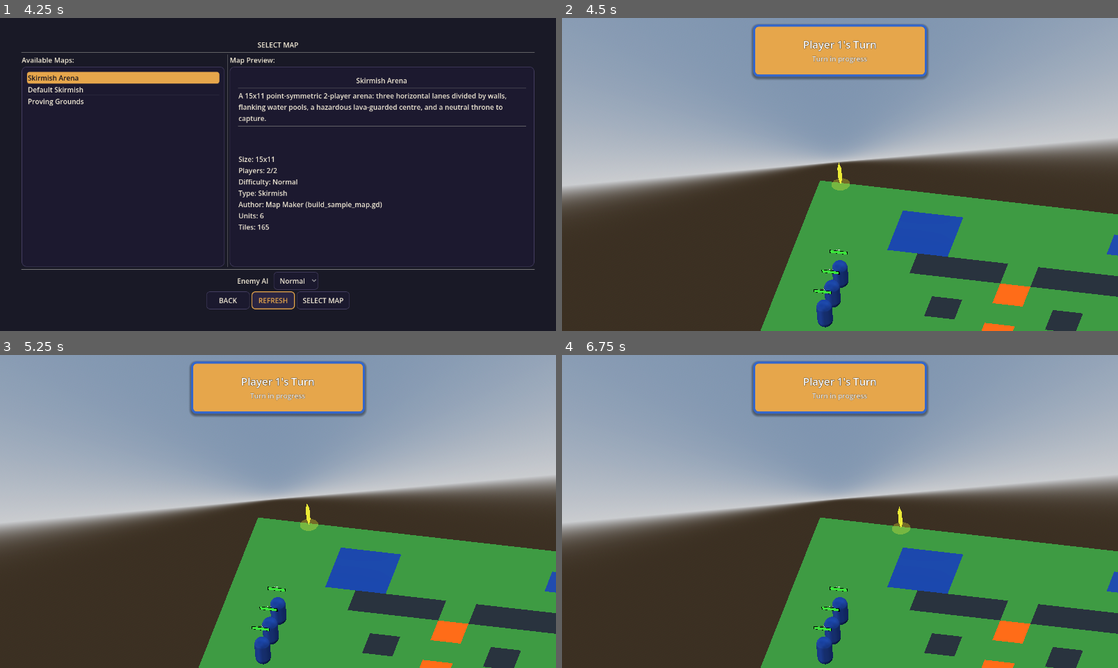
Above: before the commit, frames 1-4 (two rows, left to right).
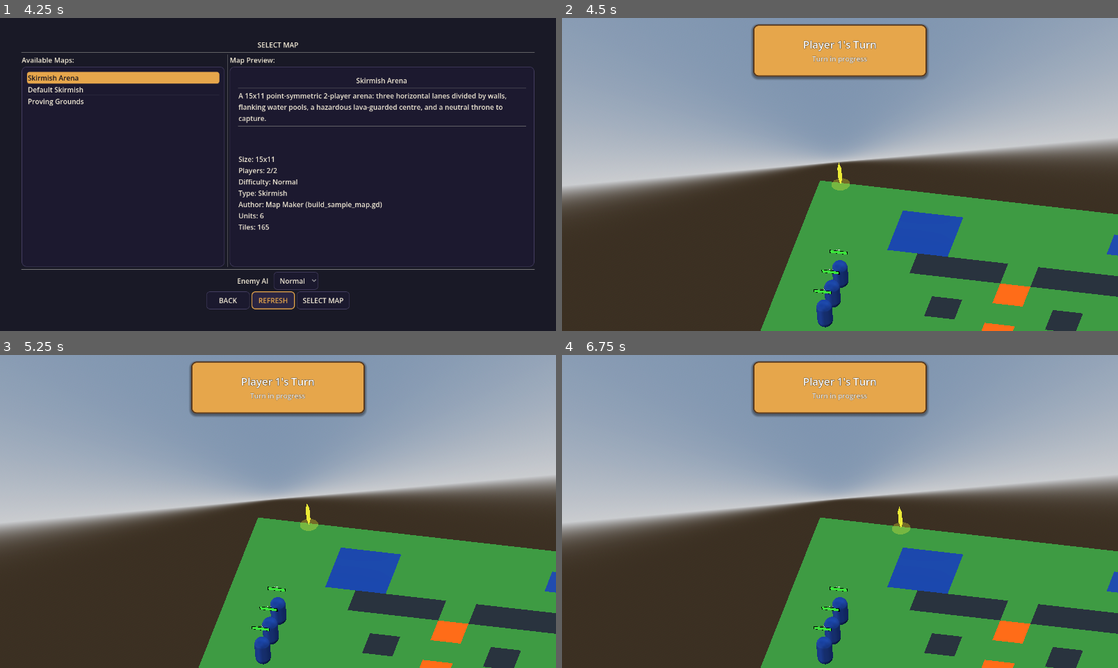
Above: after the commit, the same moments.

Repository: K-ennethA/Conquest
Game: Godot game, scene res://menus/MainMenu.tscn
Two runs of this game, one before a commit and one after it. Both use one fixed random seed, a clock stepped at 60 frames per second and the inputs below.
Inputs (mouse positions are in pixels of both pictures, inside the frame that each line leads up to):
- Up to frame 1 (4.25 s): click "Single Player" at 0.5 s; click "Traditional Turn System" at 1.25 s; click "Normal" at 2 s; click "Normal" at 2.75 s; click "REFRESH" at 3.5 s
- Up to frame 2 (4.5 s): click "SELECT MAP" at 4.25 s
- Up to frame 3 (5.25 s): tap Enter (ui_accept) at 5 s; move the mouse to (400, 495) at 5.02 s; hold Right (ui_right) from 5.03 s (still down); hold Shift from 5.03 s (still down); click (400, 495) at 5.17 s
- Up to frame 4 (6.75 s): tap Enter (ui_accept) at 5.27, 5.75, 6.5 s; release Right (ui_right) at 5.75 s; release Shift at 5.75 s; drag from (728, 527) to (812, 574) at 5.77 s; move the mouse to (895, 442) at 6.52 s; hold Right (ui_right) from 6.53 s (still down); tap Ctrl at 6.6 s

Frame 1 is identical in both runs. In frame 2, 0.7% of the frame differs, in the area x 34-66%, y 2-19%; in frame 3, 0.7%; in frame 4, 0.7%.

Commit message:
Fix infinite movement, stale turn banner, and inert AI
Three gameplay bugs found in live play (fixed by an Opus subagent, orchestrated):

1. Infinite movement -- a unit could move every time it was selected. The Unit
   gating (can_move/mark_moved) and TurnSystemBase.validate_turn_action were
   correct, but UnitActionsPanel._calculate_and_show_movement_range showed the
   range without checking can_move(), so a moved unit still got a full highlight
   (and an unvalidated path could slip through). Added can_move() guards at the
   top of _calculate_and_show_movement_range() and handle_movement_destination_
   selected(); a unit that has already moved now shows no range and can't move
   again. Turn-start reset (reset_all_unit_actions) already clears the flag.

2. Turn banner frozen on "Player 1 / Turn in progress" -- the banner rendered
   once in _ready before the turn system activated (it activates a few frames
   later in GameWorldManager._start_game) and relied on one-shot
   turn_system_activated / turn_started signals it could miss. Added a light
   _process backstop to TurnIndicator and PlayerTurnPanel that reconciles with
   TurnSystemManager.get_active_turn_system() each frame but only ACTS on a real
   change (system activated/switched, or current player advanced), so it no-ops
   when the signals fire and self-heals when they're missed.

3. AI never moved/attacked -- UnitActionsPanel's "End Player Turn" button called
   PlayerManager.end_current_player_turn() instead of advancing the TURN SYSTEM,
   so the turn system stayed on the human player and BotTurnDriver (which acts
   only when get_current_active_player().is_ai) never got the AI's turn. Rewrote
   that branch to end_turn_manually() through the turn system (matching the
   working PlayerTurnPanel button); the turn now reaches the AI player and the
   bot driver acts. (BotTurnDriver itself was already correct.)

Also restyled the turn banner: dropped the clashing bright player-coloured border
for the standard amber ConquestTheme frame, and now convey whose turn it is by
tinting just the player-name label with the player's colour.

Note: AI setup (is_ai flag + BotTurnDriver) runs in single-player mode (the menu
path); it is not wired for a direct VERSUS/editor launch -- tracked separately.
Gate: import clean, boot clean, 244 passing / 3 failing (pre-existing MP-lobby).

Co-Authored-By: Claude Opus 4.8 <noreply@anthropic.com>

Diff:
--- a/game/ui/hud/TurnIndicator.gd
+++ b/game/ui/hud/TurnIndicator.gd
@@ -11,6 +11,13 @@
 
 var current_player: Player = null
 var is_transitioning: bool = false
+
+# Safety-net watcher state (see _process): the turn system may activate on a frame
+# the panel never observes, so the one-shot turn_system_activated signal can be
+# missed and the banner freezes on its fallback text. We poll the manager and
+# reconcile on any actual change, so the banner reliably tracks the current player.
+var _watched_system: TurnSystemBase = null
+var _last_seen_player: Player = null
 
 # Player colors for background
 var player_colors = {
@@ -38,6 +45,33 @@
 	else:
 		_update_display()
 	print("TurnIndicator: Initialized")
+
+func _process(_delta: float) -> void:
+	"""Reconcile the banner with the active turn system every frame, but only ACT on
+	a real change. This guarantees the banner shows and updates the current player
+	even when the turn_system_activated / turn_started signals are missed due to
+	activation timing (the original freeze-on-'Turn in progress' bug)."""
+	if not TurnSystemManager:
+		return
+
+	var sys: TurnSystemBase = TurnSystemManager.get_active_turn_system()
+
+	# The active system changed (activated, switched, or deactivated) since we last
+	# looked -- (re)wire to it and refresh once.
+	if sys != _watched_system:
+		_watched_system = sys
+		if sys:
+			_on_turn_system_activated(sys)
+		return
+
+	# Speed First is owned by the TurnQueue; this banner stays hidden for it.
+	if sys == null or sys is SpeedFirstTurnSystem:
+		return
+
+	# Same system, but the current player advanced -- run the normal turn-start path.
+	var active: Player = sys.get_current_active_player()
+	if active != _last_seen_player:
+		_on_turn_started(active)
 
 func _update_display() -> void:
 	"""Update the turn indicator display"""
@@ -137,19 +171,24 @@
 	turn_info_label.text = "Turn in progress"
 
 func _update_background_color(player: Player) -> void:
-	"""Amber banner (matching the HUD) with the current player's colour as the
-	frame, so whose turn it is still reads at a glance."""
-	if not background_panel:
-		return
-
-	var style_box := ConquestTheme.panel_box()
-	if player and player.player_id in player_colors:
-		var c: Color = player_colors[player.player_id]
-		c.a = 1.0
-		style_box.border_color = c
-		style_box.set_border_width_all(5)
-
-	background_panel.add_theme_stylebox_override("panel", style_box)
+	"""Keep the standard amber ConquestTheme frame so the banner matches every other
+	HUD panel (a bright player-coloured border clashed with the amber FE theme).
+	Convey whose turn it is more subtly, by tinting just the player-name label text
+	with that player's colour."""
+	if background_panel:
+		# Default amber card look -- no player-coloured border.
+		background_panel.add_theme_stylebox_override("panel", ConquestTheme.panel_box())
+
+	# Subtle player cue: tint the name text with the player's colour (lightened a
+	# touch so it stays legible on the amber ground). Clear it when no player.
+	if player_name_label:
+		if player and player.player_id in player_colors:
+			var c: Color = player_colors[player.player_id]
+			c.a = 1.0
+			c = c.lerp(Color.WHITE, 0.25)
+			player_name_label.add_theme_color_override("font_color", c)
+		else:
+			player_name_label.remove_theme_color_override("font_color")
 
 func show_turn_transition(from_player: Player, to_player: Player) -> void:
 	"""Show turn transition animation"""
@@ -218,11 +257,21 @@
 	turn_system.turn_started.connect(_on_turn_started)
 	turn_system.turn_ended.connect(_on_turn_ended)
 
+	# Keep the watcher's baseline in sync so it only fires on genuine future changes.
+	_watched_system = turn_system
+	_last_seen_player = turn_system.get_current_active_player()
+
 	print("TurnIndicator: Connected to turn system events")
 	_update_display()
 
 func _on_turn_started(player: Player) -> void:
 	"""Handle turn start"""
+	# Record what we've now observed so the _process watcher and the signal path
+	# converge on the same state and never double-fire the transition.
+	_last_seen_player = player
+	if not player:
+		_update_display()
+		return
 	print("TurnIndicator: Turn started for " + player.get_display_name())
 
 	if current_player != player:
--- a/game/ui/panels/PlayerTurnPanel.gd
+++ b/game/ui/panels/PlayerTurnPanel.gd
@@ -10,6 +10,12 @@
 @onready var end_turn_button: Button = $MarginContainer/VBoxContainer/EndTurnButton
 
 var current_player: Player = null
+
+# Safety-net watcher state (see _process): guarantees this panel tracks the active
+# turn system even if the one-shot turn_system_activated signal is missed due to
+# activation timing (which otherwise froze the display on its fallback text).
+var _watched_system: TurnSystemBase = null
+var _last_seen_player: Player = null
 
 func _ready() -> void:
 	print("PlayerTurnPanel _ready() called")
@@ -47,6 +53,29 @@
 	# Initial update
 	_update_display()
 	print("PlayerTurnPanel initialized")
+
+func _process(_delta: float) -> void:
+	"""Reconcile with the active turn system each frame, acting only on a real change.
+	Backstops the turn_system_activated / turn_started signals so the panel reliably
+	shows and updates the current player even when activation timing hides those
+	one-shot signals."""
+	if not TurnSystemManager:
+		return
+
+	var sys: TurnSystemBase = TurnSystemManager.get_active_turn_system()
+	if sys != _watched_system:
+		_watched_system = sys
+		if sys:
+			_on_turn_system_activated(sys)
+		return
+
+	if sys == null:
+		return
+
+	var active: Player = sys.get_current_active_player()
+	if active != _last_seen_player:
+		_last_seen_player = active
+		_update_display()
 
 func _on_turn_system_activated(turn_system: TurnSystemBase) -> void:
 	"""Handle turn system activation"""
@@ -59,11 +88,16 @@
 	turn_system.turn_started.connect(_on_turn_started)
 	turn_system.turn_ended.connect(_on_turn_ended)
 
+	# Keep the watcher baseline in sync so it only fires on genuine future changes.
+	_watched_system = turn_system
+	_last_seen_player = turn_system.get_current_active_player()
+
 	_update_display()
 
 func _on_turn_started(player: Player) -> void:
 	"""Handle turn start"""
 	current_player = player
+	_last_seen_player = player
 	_update_display()
 
 func _on_turn_ended(player: Player) -> void:
--- a/game/ui/panels/UnitActionsPanel.gd
+++ b/game/ui/panels/UnitActionsPanel.gd
@@ -743,12 +743,22 @@
 		var turn_system = TurnSystemManager.get_active_turn_system()
 		print("Using turn system to end player turn: " + turn_system.system_name)
 
-		# End the player's turn through the turn system
-		if turn_system.has_method("end_player_turn"):
+		# End the player's turn THROUGH THE TURN SYSTEM so it actually advances to the
+		# next player (and, in single-player, reaches the AI player so BotTurnDriver can
+		# act). Previously this looked for a non-existent end_player_turn() method and
+		# fell back to PlayerManager.end_current_player_turn(), which advanced
+		# PlayerManager WITHOUT advancing the turn system -- leaving the two desynced and
+		# the turn system stuck on the current player (so the banner froze and the AI
+		# never got a turn). Match PlayerTurnPanel's working end-turn path.
+		if turn_system is TraditionalTurnSystem:
+			(turn_system as TraditionalTurnSystem).end_turn_manually()
+		elif turn_system is SpeedFirstTurnSystem:
+			(turn_system as SpeedFirstTurnSystem).end_turn_manually()
+		elif turn_system.has_method("end_player_turn"):
 			turn_system.end_player_turn()
 		else:
-			# Fallback: use PlayerManager directly
-			print("Turn system doesn't have end_player_turn method, using PlayerManager")
+			# Last-resort fallback: use PlayerManager directly.
+			print("Turn system has no manual end-turn method, using PlayerManager")
 			PlayerManager.end_current_player_turn()
 	else:
 		# Fallback: use PlayerManager directly
@@ -961,6 +971,15 @@
 		print("DEBUG: No selected unit for movement range calculation")
 		return
 
+	# A unit that has already moved this turn shows NO movement range and cannot
+	# move again (until reset at its next turn start, or an extra-move grant). This
+	# gates BOTH the select-time tactical highlight (_show_movement_range_on_selection)
+	# and movement mode (_enter_movement_mode), since both funnel through here.
+	if selected_unit.has_method("can_move") and not selected_unit.can_move():
+		print("DEBUG: " + selected_unit.get_display_name() + " has already moved this turn - no movement range shown")
+		_clear_movement_range()
+		return
+
 	print("DEBUG: Calculating movement range for " + selected_unit.get_display_name())
 
 	# Character-backed units route the range through MovementResolver + the shared
@@ -1338,6 +1357,13 @@
 
 	if not selected_unit:
 		print("DEBUG: No unit selected for movement")
+		return
+
+	# Hard gate: a unit that already moved this turn cannot move again, even if a
+	# stale range highlight is somehow still present (no active turn system, etc.).
+	if selected_unit.has_method("can_move") and not selected_unit.can_move():
+		print("DEBUG: " + selected_unit.get_display_name() + " has already moved this turn - destination ignored")
+		_clear_movement_range()
 		return
 
 	print("DEBUG: Selected unit: " + selected_unit.get_display_name())
